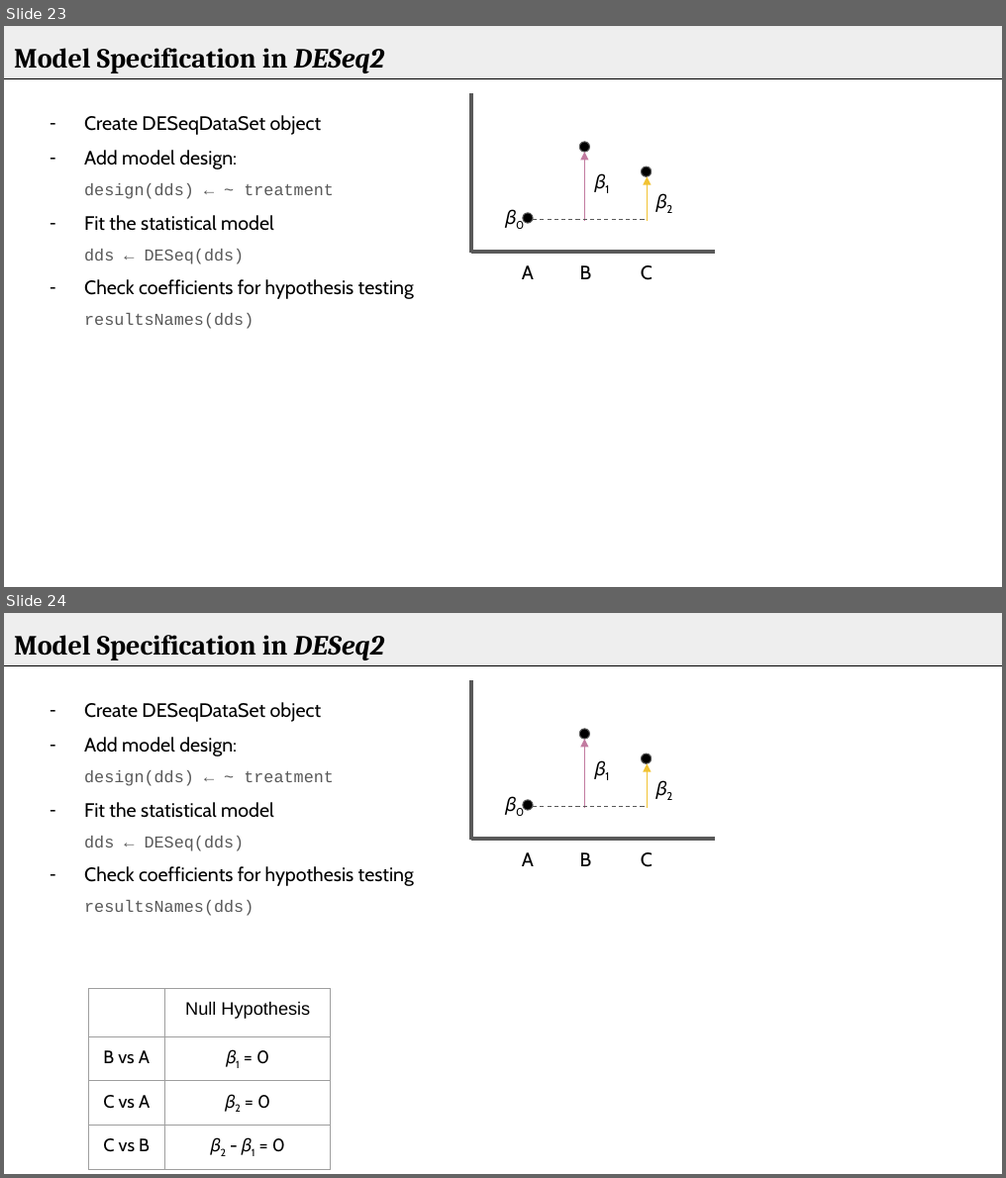
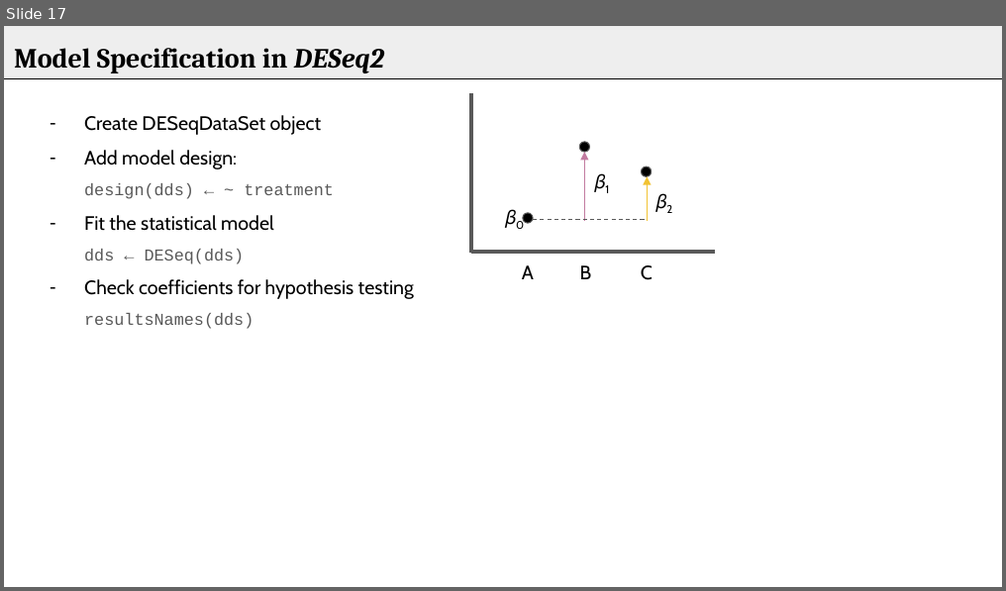
Before and after one commit to bioinformatics-core-shared-training/Bulk_RNAseq_Course_Base, a slide deck: additional_scripts_and_materials/Statistical_models_in_R_DESeq2.pptx. Shown one above the other, each under a label of ours: slides 23 and 24 before the commit, slide 17 after it. The pictures are 1006x1178 and 1006x591 pixels, drawn with LibreOffice and Linux fonts; fonts in the diff are those of the drawing. Boxes give left, top, right and bottom in pixels: in the first picture for what was removed or moved away, otherwise in the second. Text is boxed around its words. In the diff, an @@ line names an element or a change of style, - is before the commit and + after.

```diff
--- a/additional_scripts_and_materials/Statistical_models_in_R_DESeq2.pptx
+++ b/additional_scripts_and_materials/Statistical_models_in_R_DESeq2.pptx
@@ slide 24 removed at (x1=4, y1=613, x2=1002, y2=1174), background #FFFFFF; not listed: 2 template elements that a slide beside it also shows @@
@@ title removed at (x1=14, y1=635, x2=384, y2=661) @@
-Model Specification in DESeq2
@@ line removed from (471, 840) to (471, 681) @@
@@ text removed at (x1=84, y1=702, x2=414, y2=916) @@
-– Create DESeqDataSet object
-– Add model design:
-design(dds) ← ~ treatment
-– Fit the statistical model
-  dds ← DESeq(dds)
-– Check coefficients for hypothesis testing
-  resultsNames(dds)
@@ ellipse removed at (x1=580, y1=729, x2=590, y2=739) @@
@@ text removed at (x1=585, y1=747, x2=639, y2=793) @@
-𝛽1
@@ arrow removed from (585, 808) to (585, 739) @@
@@ ellipse removed at (x1=641, y1=754, x2=650, y2=763) @@
@@ text removed at (x1=495, y1=781, x2=548, y2=829) @@
-𝛽0
@@ text removed at (x1=647, y1=766, x2=701, y2=814) @@
-𝛽2
@@ arrow removed from (647, 808) to (647, 763) @@
@@ ellipse removed at (x1=523, y1=799, x2=533, y2=810) @@
@@ line removed from (533, 807) to (647, 807) @@
@@ line removed from (471, 839) to (715, 839) @@
@@ text removed at (x1=522, y1=853, x2=534, y2=866) @@
-A
@@ text removed at (x1=580, y1=853, x2=592, y2=866) @@
-B
@@ text removed at (x1=641, y1=853, x2=652, y2=867) @@
-C
@@ table removed at (x1=88, y1=989, x2=331, y2=1174), 4 rows, 2 columns @@
- | Null Hypothesis
-B vs A | 𝛽1 = 0
-C vs A | 𝛽2 = 0
-C vs B | 𝛽2 - 𝛽1 = 0
@@ what was slide 23 is now slide 17 @@
```
Also in this commit, not shown: 5 slides changed, 11 other slides removed.
